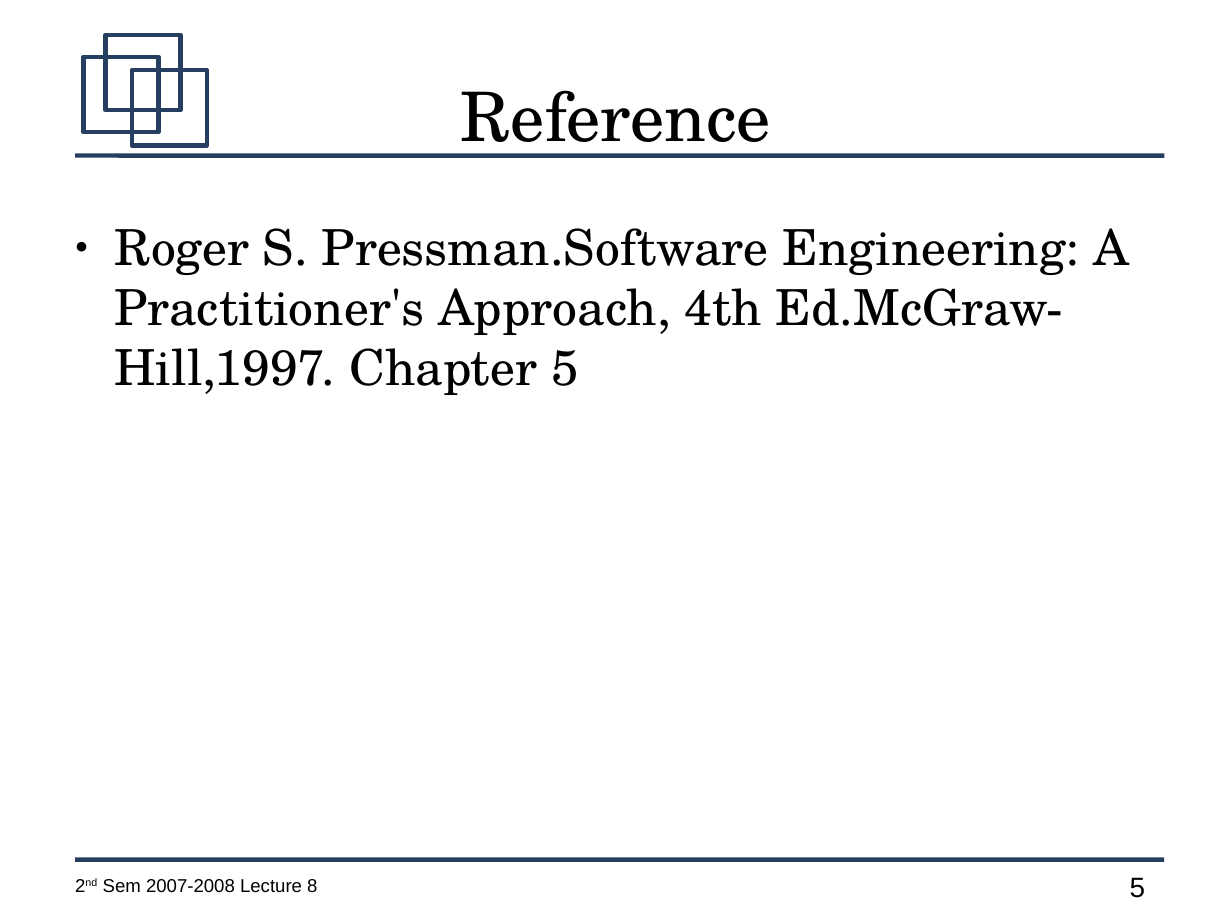
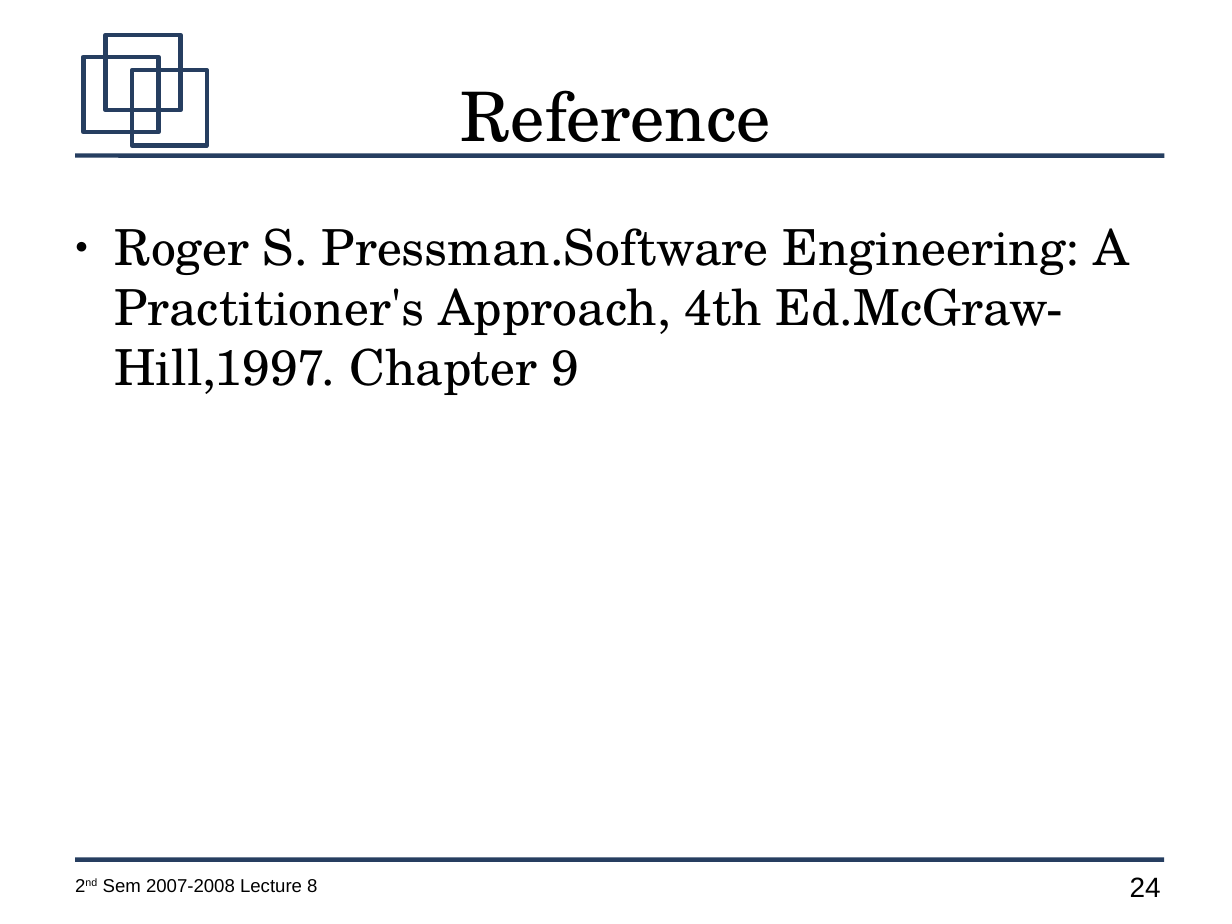
Before and after one commit to jachermocilla/jach-homepage, a slide deck: slide 24 of CMSC128-2nd-Sem-2007-L8.odp (slide 5 before the commit). Drawn at 1232x924 pixels with LibreOffice and Linux fonts; fonts in the diff are those of the drawing. Boxes give left, top, right and bottom in pixels: in the first picture for what was removed or moved away, otherwise in the second. Text is boxed around its words. In the diff, an @@ line names an element or a change of style, - is before the commit and + after.

```diff
--- a/CMSC128-2nd-Sem-2007-L8.odp
+++ b/CMSC128-2nd-Sem-2007-L8.odp
@@ text at box(114, 228, 1129, 395): text changed @@
-● Roger S. Pressman.Software Engineering: A Practitioner's Approach, 4th Ed.McGraw-Hill,1997. Chapter 5
+● Roger S. Pressman.Software Engineering: A Practitioner's Approach, 4th Ed.McGraw-Hill,1997. Chapter 9
@@ page number at box(1130, 877, 1161, 897): text changed @@
-5
+24
```
Also in this commit, not shown: 1 other slide changed, 20 slides added, 1 slide removed.
